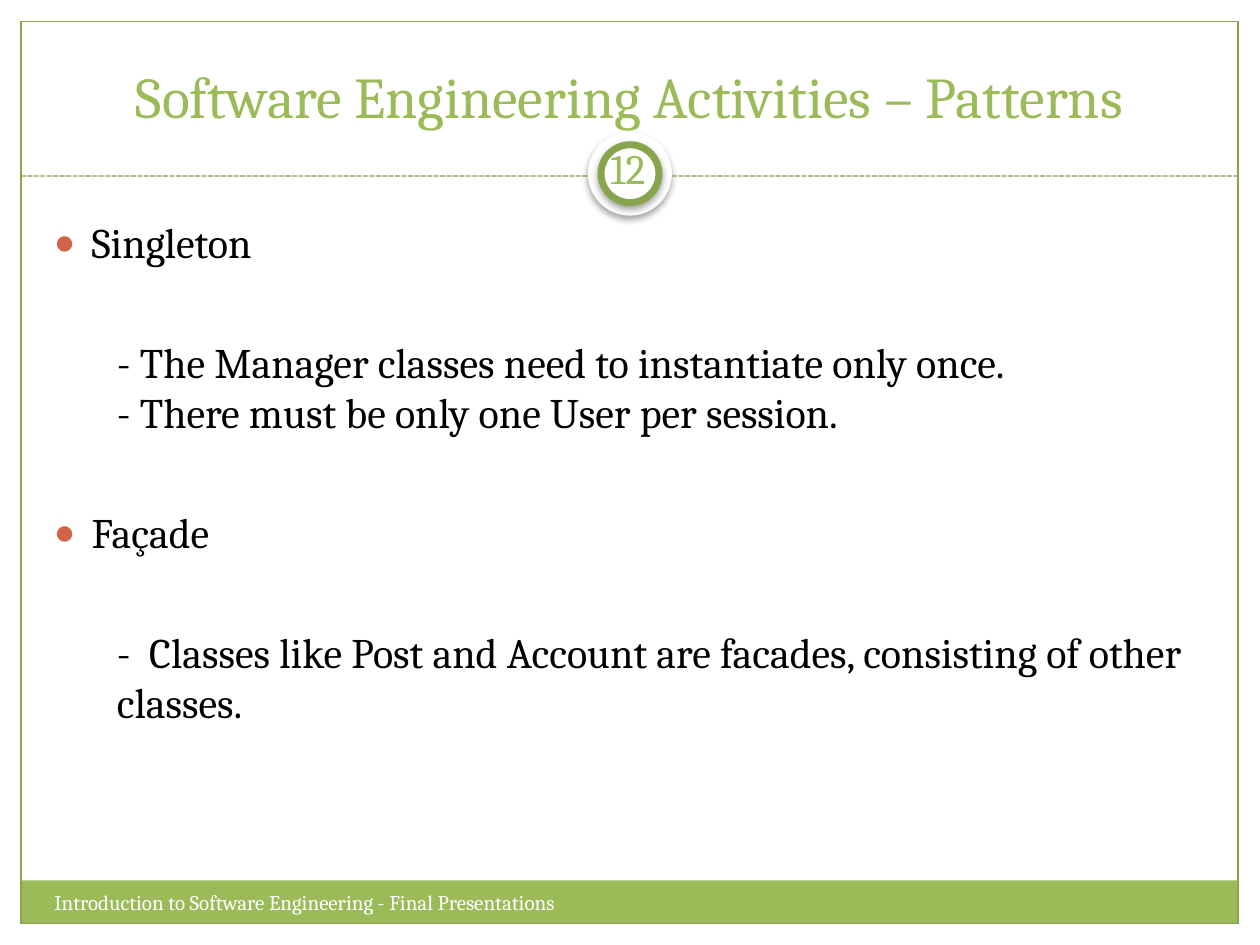
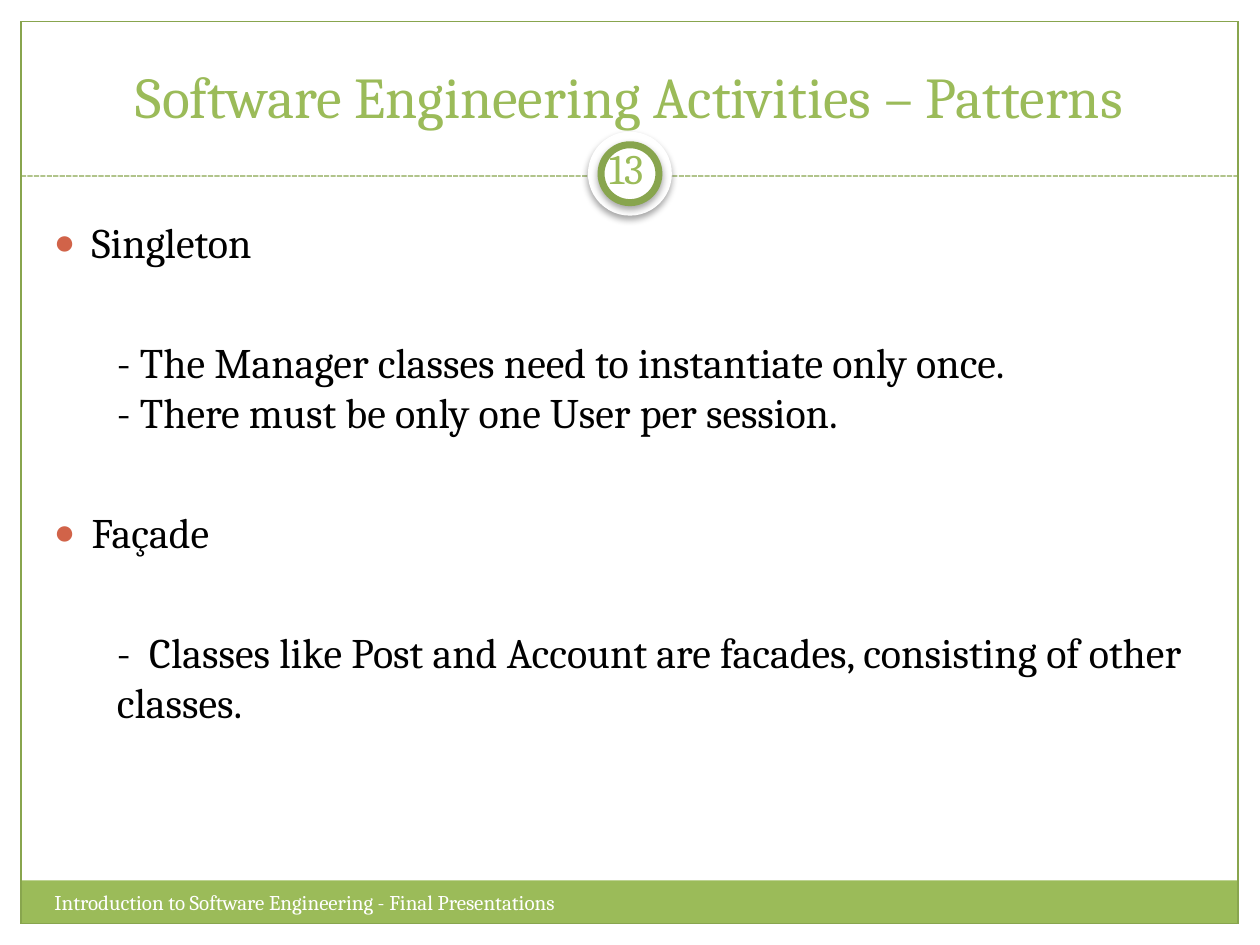
Before and after one commit to Sang712UMA/PetsApp, a slide deck: slide 13 of Presentation/Final Presentation.pptx (slide 12 before the commit). Drawn at 1260x945 pixels with LibreOffice and Linux fonts; fonts in the diff are those of the drawing. Boxes give left, top, right and bottom in pixels: in the first picture for what was removed or moved away, otherwise in the second. Text is boxed around its words. In the diff, an @@ line names an element or a change of style, - is before the commit and + after.

```diff
--- a/Presentation/Final Presentation.pptx
+++ b/Presentation/Final Presentation.pptx
@@ text at (609,145,644,194): text changed @@
-12
+13
```
Also in this commit, not shown: 17 other slides changed, 1 slide added.
